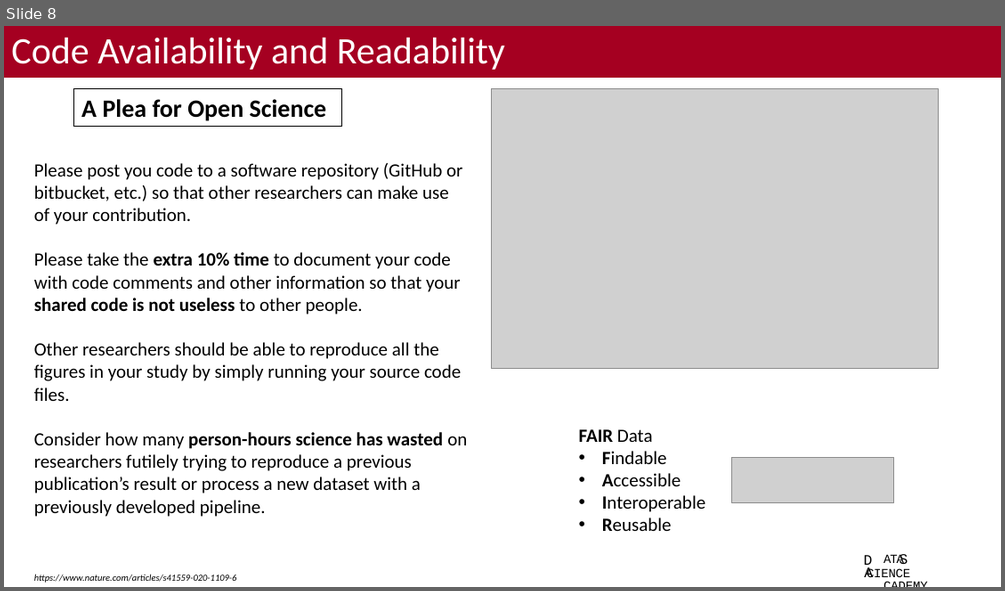
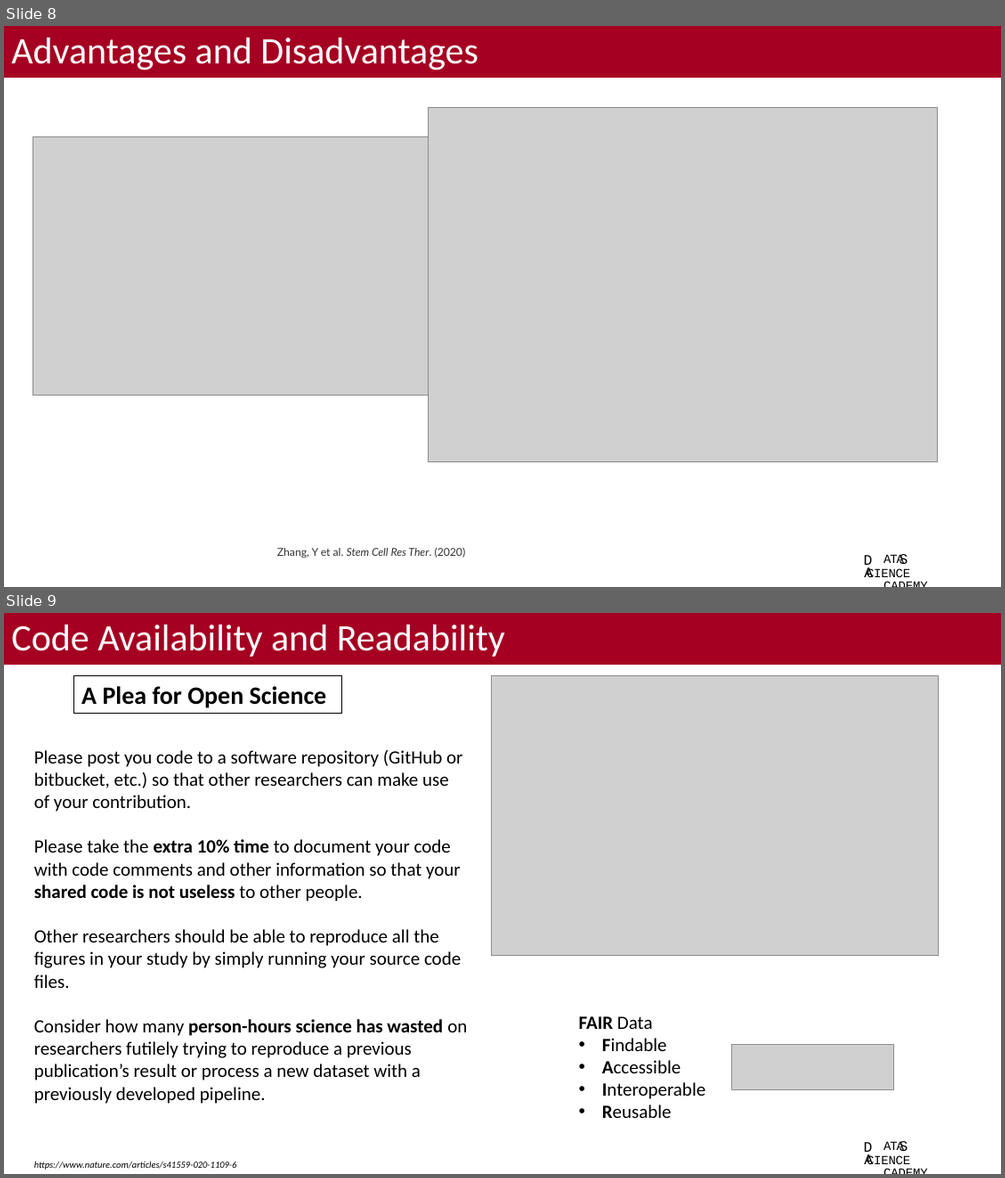
Before and after one commit to bacorli2/scrna_workshop, a slide deck: M7_Summary/M7_Best_Practices.pptx. Shown one above the other, each under a label of ours: slide 8 before the commit, slides 8 and 9 after it. The pictures are 1005x591 and 1005x1178 pixels, drawn with LibreOffice and Linux fonts; fonts in the diff are those of the drawing; grey boxes stand for pictures; background and template pictures are left out. Boxes give left, top, right and bottom in pixels: in the first picture for what was removed or moved away, otherwise in the second. Text is boxed around its words. In the diff, an @@ line names an element or a change of style, - is before the commit and + after.

```diff
--- a/M7_Summary/M7_Best_Practices.pptx
+++ b/M7_Summary/M7_Best_Practices.pptx
@@ slide 8 added at [4,26,1001,587], background #FFFFFF; not listed: 4 template elements that a slide beside it also shows @@
@@ title added at [4,26,1001,78], fill #A50021, 36 pt, text #FFFFFF @@
+Advantages and Disadvantages
@@ picture added at [429,108,938,462] @@
@@ picture added at [33,136,446,395] @@
@@ text added at [277,548,466,557], 10.5 pt, text #333333 @@
+Zhang, Y et al. Stem Cell Res Ther. (2020)
@@ what was slide 8 is now slide 9 @@
```
Also in this commit, not shown: 4 slides changed, 1 other file.
